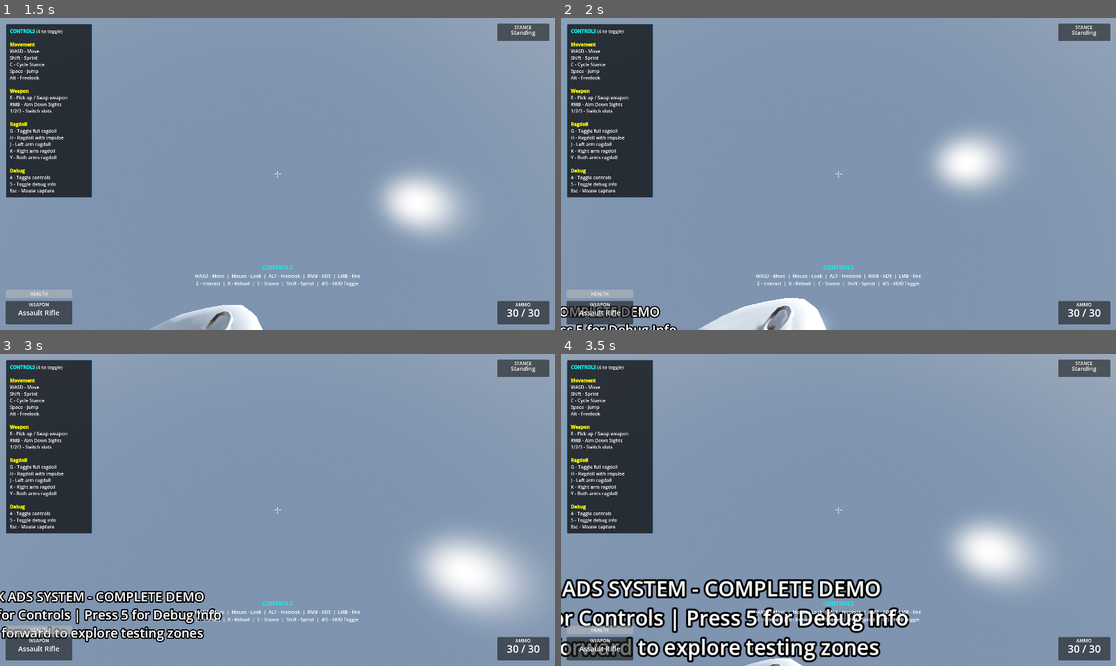
Above: before the commit, frames 1-4 (two rows, left to right).
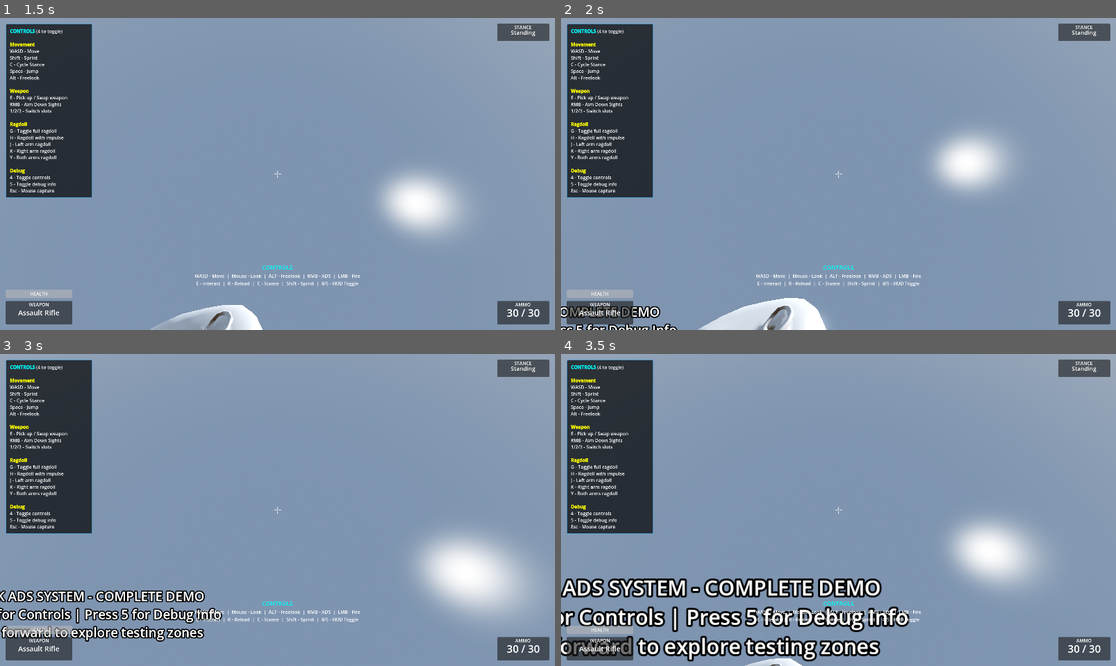
Above: after the commit, the same moments.

Repository: lmf-git/fpp-ik-ads
Game: Godot game, scene res://scenes/enhanced_demo.tscn
Same seed, same stepped clock (60 frames per second), same inputs: the game is played once before the commit and once after it.
Inputs (mouse positions are in pixels of both pictures, inside the frame that each line leads up to):
- Up to frame 1 (1.5 s): tap Enter (ui_accept) at 0.5 s; move the mouse to (305, 174) at 0.52 s; hold W (move_forward) from 0.53 s (still down); tap C (crouch) at 0.6 s; click (305, 174) at 0.67 s; tap Space (jump) at 0.77, 0.8, 1.07, 1.35 s; move the mouse to (249, 174) at 1.27 s
- Up to frame 2 (2 s): keep holding W (move_forward); tap Space (jump) at 1.52, 1.82 s; tap C (crouch) at 1.55 s
- Up to frame 3 (3 s): keep holding W (move_forward); move the mouse to (288, 503) at 2.02 s; hold Right mouse button (aim_down_sights) 2.03-2.78 s; tap Space (jump) at 2.3 s; move the mouse to (271, 516) at 2.77 s; tap C (crouch) at 2.85 s; click (271, 516) at 2.92 s
- Up to frame 4 (3.5 s): keep holding W (move_forward); tap Space (jump) at 3.02, 3.32 s

Frame 1 is identical in both runs. In frame 2, 0.1% of the frame differs, in the area x 0-21%, y 92-100%; in frame 3, 2.0%; in frame 4, 4.6%, in the area x 0-63%, y 71-99%.

Commit message:
Implement MGSV-style prone mechanics with supine roll and ragdoll recovery
Adds Metal Gear Solid V: The Phantom Pain style prone movement system with
360-degree aiming, automatic supine transitions, and get-up from ragdoll.

Prone Mechanics:
- Body smoothly rotates to follow camera aim direction while prone
- Automatic prone-stomach (face down) and prone-supine (on back) transitions
- Supine state triggers when aiming >143° behind current body direction
- MGSV-style: aim behind you and character rolls onto back smoothly
- Aim forward and character rolls back to stomach position
- Full 360° aiming coverage while lying down

Movement System:
- Enhanced stance cycling: Standing -> Crouching -> Prone -> Standing
- Prone body rotation independent from camera (PRONE_ROTATION_SPEED: 3.0)
- Character rotation follows aim direction while prone
- Prone-specific movement using prone_body_rotation instead of camera rotation
- Cannot jump while prone (realistic constraint)

Ragdoll Recovery:
- Get-up animation automatically plays when exiting ragdoll
- Uses existing procedural IK get-up animation system
- Smooth transition from ragdoll to standing via IK

New Signals:
- prone_state_changed(is_supine: bool) - emitted on stomach/back transitions

Constants:
- PRONE_ROTATION_SPEED: 3.0 - body rotation follow speed
- SUPINE_ANGLE_THRESHOLD: 2.5 rad (~143°) - angle to trigger supine

IK Integration:
- IK locomotion already supports prone stance (offset -1.5)
- Prone state changes logged for debugging
- Compatible with existing IK-based locomotion system

Controls:
- Ctrl (crouch): Cycle through stances including prone
- While prone: camera/aim controls body rotation
- Aim behind: automatically rolls to back (supine)
- Aim forward: automatically rolls to stomach

Result: Realistic, fluid prone combat like MGSV

Diff:
--- a/scripts/character_controller_main.gd
+++ b/scripts/character_controller_main.gd
@@ -75,6 +75,7 @@
 	if movement_controller:
 		movement_controller.stance_changed.connect(_on_stance_changed)
 		movement_controller.jumped.connect(_on_jumped)
+		movement_controller.prone_state_changed.connect(_on_prone_state_changed)
 
 	# Camera signals
 	if camera_controller:
@@ -262,6 +263,19 @@
 	if movement_controller:
 		movement_controller.process_mode = Node.PROCESS_MODE_INHERIT
 
+	# MGSV-style: Play procedural get-up animation from ragdoll
+	if ik_locomotion and ik_mode_enabled:
+		ik_locomotion.play_get_up_animation()
+		print("Character: Getting up from ragdoll")
+
+func _on_prone_state_changed(is_supine: bool) -> void:
+	# Update IK for prone-back (supine) vs prone-stomach transitions
+	if is_supine:
+		print("Character: Prone state -> SUPINE (on back)")
+	else:
+		print("Character: Prone state -> STOMACH")
+	# IK system will handle the transition automatically based on stance
+
 func _on_weapon_changed(new_weapon: Weapon, old_weapon: Weapon) -> void:
 	# Update current weapon reference
 	current_weapon = new_weapon
--- a/scripts/components/movement_controller_component.gd
+++ b/scripts/components/movement_controller_component.gd
@@ -6,8 +6,12 @@
 
 signal stance_changed(old_stance: int, new_stance: int)
 signal jumped()
+signal prone_state_changed(is_supine: bool)  # True when on back, false when on stomach
 
 enum Stance { STANDING, CROUCHING, PRONE }
+
+# Prone sub-states for MGSV-style mechanics
+enum ProneState { STOMACH, SUPINE }  # On stomach vs on back
 
 # Performance constants
 const VELOCITY_SNAP_THRESHOLD: float = 0.1  # Snap velocities below this to zero
@@ -22,9 +26,15 @@
 
 # State
 var current_stance: Stance = Stance.STANDING
+var prone_state: ProneState = ProneState.STOMACH
 var is_sprinting: bool = false
 var is_aiming: bool = false
 var velocity: Vector3 = Vector3.ZERO
+
+# Prone rotation (MGSV-style: body follows aim direction while prone)
+var prone_body_rotation: float = 0.0
+const PRONE_ROTATION_SPEED: float = 3.0  # How fast body rotates to match aim
+const SUPINE_ANGLE_THRESHOLD: float = 2.5  # Radians (~143°) - go supine when aiming behind
 
 func _ready() -> void:
 	if not config:
@@ -49,11 +59,15 @@
 	if Input.is_action_just_pressed("crouch"):
 		cycle_stance()
 
+	# MGSV-style prone mechanics: body rotates to follow aim, supine when aiming behind
+	if current_stance == Stance.PRONE:
+		_update_prone_mechanics(delta)
+
 	# Apply gravity
 	if not character_body.is_on_floor():
 		velocity.y -= config.gravity * delta
 
-	# Handle jump
+	# Handle jump (can't jump while prone)
 	if Input.is_action_just_pressed("jump") and character_body.is_on_floor() and current_stance != Stance.PRONE:
 		velocity.y = config.jump_velocity
 		jumped.emit()
@@ -63,7 +77,8 @@
 	var speed := config.get_movement_speed(current_stance, is_sprinting, is_aiming)
 
 	# Calculate movement direction relative to body rotation
-	var body_rotation := get_parent_rotation()
+	# When prone, use prone_body_rotation; otherwise use camera's body rotation
+	var body_rotation := prone_body_rotation if current_stance == Stance.PRONE else get_parent_rotation()
 	var movement_basis := Transform3D.IDENTITY.rotated(Vector3.UP, body_rotation)
 	var direction := (movement_basis.basis * Vector3(input_dir.x, 0, input_dir.y)).normalized()
 
@@ -100,6 +115,9 @@
 			current_stance = Stance.CROUCHING
 		Stance.CROUCHING:
 			current_stance = Stance.PRONE
+			# Initialize prone rotation to current body direction
+			prone_body_rotation = get_parent_rotation()
+			prone_state = ProneState.STOMACH
 		Stance.PRONE:
 			current_stance = Stance.STANDING
 
@@ -137,3 +155,37 @@
 			Input.is_action_just_pressed("crouch") or
 			Input.is_action_just_pressed("jump") or
 			Input.get_vector("move_left", "move_right", "move_forward", "move_back") != Vector2.ZERO)
+
+## MGSV-style prone mechanics - body rotation and supine detection
+func _update_prone_mechanics(delta: float) -> void:
+	if not camera_controller:
+		return
+
+	# Get camera's yaw (where player is looking)
+	var camera_yaw := camera_controller.get_camera_rotation().y
+
+	# Calculate angle difference between current prone direction and camera aim
+	var aim_offset := wrapf(camera_yaw - prone_body_rotation, -PI, PI)
+
+	# Detect supine state: if aiming significantly behind current body direction
+	var old_prone_state := prone_state
+	if abs(aim_offset) > SUPINE_ANGLE_THRESHOLD:
+		prone_state = ProneState.SUPINE
+	else:
+		prone_state = ProneState.STOMACH
+
+	# Emit signal when prone state changes (for IK/animation updates)
+	if old_prone_state != prone_state:
+		prone_state_changed.emit(prone_state == ProneState.SUPINE)
+		if prone_state == ProneState.SUPINE:
+			print("Prone: Rolling to BACK (supine)")
+		else:
+			print("Prone: Rolling to STOMACH")
+
+	# Smoothly rotate body to follow camera aim direction
+	# This creates the MGSV effect where your body rotates as you aim around
+	prone_body_rotation = lerp_angle(prone_body_rotation, camera_yaw, PRONE_ROTATION_SPEED * delta)
+	prone_body_rotation = wrapf(prone_body_rotation, -PI, PI)
+
+	# Apply rotation to character body
+	character_body.rotation.y = prone_body_rotation
